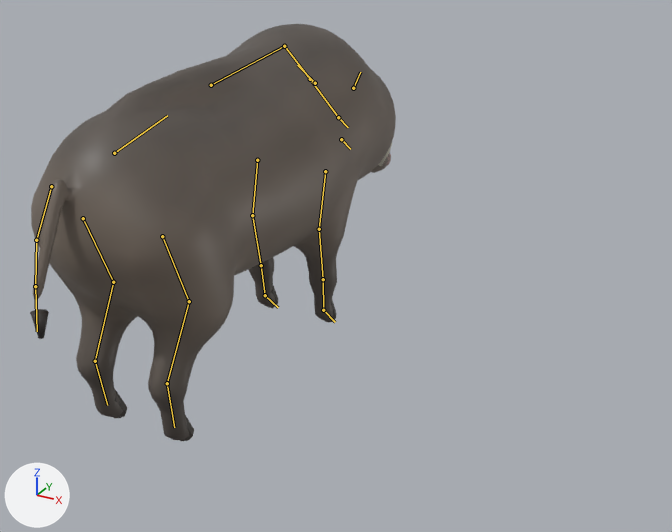
The glTF model game/assets/animals/boar.glb as it was, and as the next commit left it.
Both versions are drawn from a 50 mm camera at (1.424, -2.027, 1.355) aimed at (0.336, -0.049, 0.367). Every picture has the same lights, and +X, +Y and +Z are marked at lower left. The picture after the commit comes second. The bones that change, and the others that lie on the model, are drawn over the model as lines. Objects named as collision shapes, trigger or cutter boxes, shadow casters or lower levels of detail are left out.

Objects in the first picture: 'Body_lod0'.
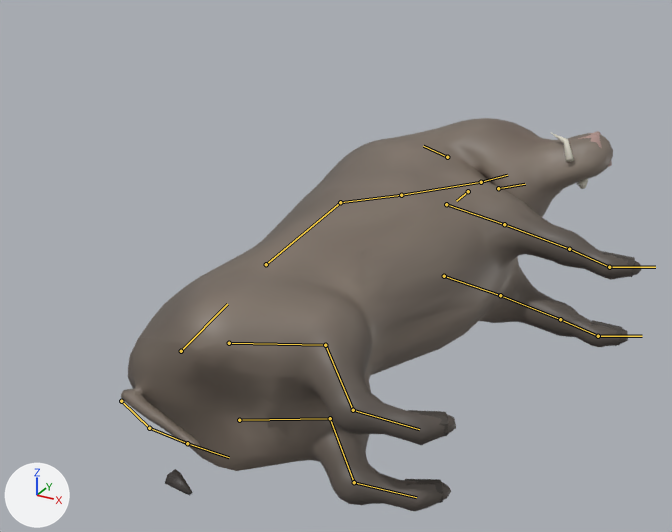
The newer file adds an action. The first version stands in its rest pose; the second is drawn at frame 38 of the action 'Death'.

The edits, one by one:
Bone 'hips' (bone_hips) moves from (0.0, 0.0, 0.0) to (0.15, -0.097, -0.46).
Bone 'hips' (bone_hips) turns from (0, 0, 0) to (0, -86, 0) degrees about its own x, y and z.
Bone 'hind_upper.l' (bone_hind_upper_l) turns from (0, 0, 0) to (17, 0, 0) degrees about its own x, y and z.
Bone 'hind_lower.l' (bone_hind_lower_l) turns from (0, 0, 0) to (-23, 0, 0) degrees about its own x, y and z.
Bone 'hind_foot.l' (bone_hind_foot_l) turns from (0, 0, 0) to (17, 0, 0) degrees about its own x, y and z.
Bone 'hind_upper.r' (bone_hind_upper_r) turns from (0, 0, 0) to (14, 0, 0) degrees about its own x, y and z.
Bone 'hind_lower.r' (bone_hind_lower_r) turns from (0, 0, 0) to (-18, 0, 0) degrees about its own x, y and z.
Bone 'hind_foot.r' (bone_hind_foot_r) turns from (0, 0, 0) to (14, 0, 0) degrees about its own x, y and z.
Bone 'front_upper.l' (bone_front_upper_l) turns from (0, 0, 0) to (20, 0, 0) degrees about its own x, y and z.
Bone 'front_lower.l' (bone_front_lower_l) turns from (0, 0, 0) to (-29, 0, 0) degrees about its own x, y and z.
Bone 'front_upper.r' (bone_front_upper_r) turns from (0, 0, 0) to (16, 0, 0) degrees about its own x, y and z.
Bone 'front_lower.r' (bone_front_lower_r) turns from (0, 0, 0) to (-23, 0, 0) degrees about its own x, y and z.
Bone 'neck' (bone_neck) turns from (0, 0, 0) to (-20, 0, -17) degrees about its own x, y and z.
Bone 'head' (bone_head) turns from (0, 0, 0) to (-11, 0, -11) degrees about its own x, y and z.
Bone 'jaw' (bone_jaw) turns from (0, 0, 0) to (-7, 0, 0) degrees about its own x, y and z.
Bone 'tail.1' (bone_tail_1) turns from (0, 0, 0) to (-23, 0, 0) degrees about its own x, y and z.

Location of each change, (x1, y1, x2, y2) in pixels of the pictures (672 x 532 px):
'Body_lod0', posed (42% wider): before (30, 24, 396, 441); after (121, 118, 642, 511)
bone 'hips', root to tip: before (114, 153) to (167, 115); after (181, 351) to (227, 304)
bone 'hind_upper.l', root to tip: before (83, 218) to (113, 282); after (239, 420) to (330, 418)
bone 'hind_lower.l', root to tip: before (113, 282) to (95, 361); after (330, 418) to (354, 482)
bone 'hind_foot.l', root to tip: before (95, 361) to (107, 405); after (354, 482) to (416, 497)
bone 'hind_upper.r', root to tip: before (162, 236) to (189, 301); after (229, 343) to (325, 345)
bone 'hind_lower.r', root to tip: before (189, 301) to (167, 383); after (325, 345) to (353, 410)
bone 'hind_foot.r', root to tip: before (167, 383) to (174, 427); after (353, 410) to (419, 429)
bone 'front_upper.l', root to tip: before (257, 160) to (252, 215); after (444, 276) to (500, 295)
bone 'front_lower.l', root to tip: before (252, 215) to (261, 265); after (500, 295) to (560, 319)
bone 'front_upper.r', root to tip: before (325, 171) to (319, 229); after (446, 204) to (504, 224)
bone 'front_lower.r', root to tip: before (319, 229) to (323, 279); after (504, 224) to (569, 249)
bone 'neck', root to tip: before (310, 79) to (338, 117); after (401, 195) to (481, 182)
bone 'head', root to tip: before (338, 117) to (348, 127); after (481, 182) to (507, 175)
bone 'jaw', root to tip: before (341, 139) to (350, 149); after (498, 188) to (525, 184)
bone 'tail.1', root to tip: before (51, 186) to (36, 240); after (121, 401) to (149, 428)
